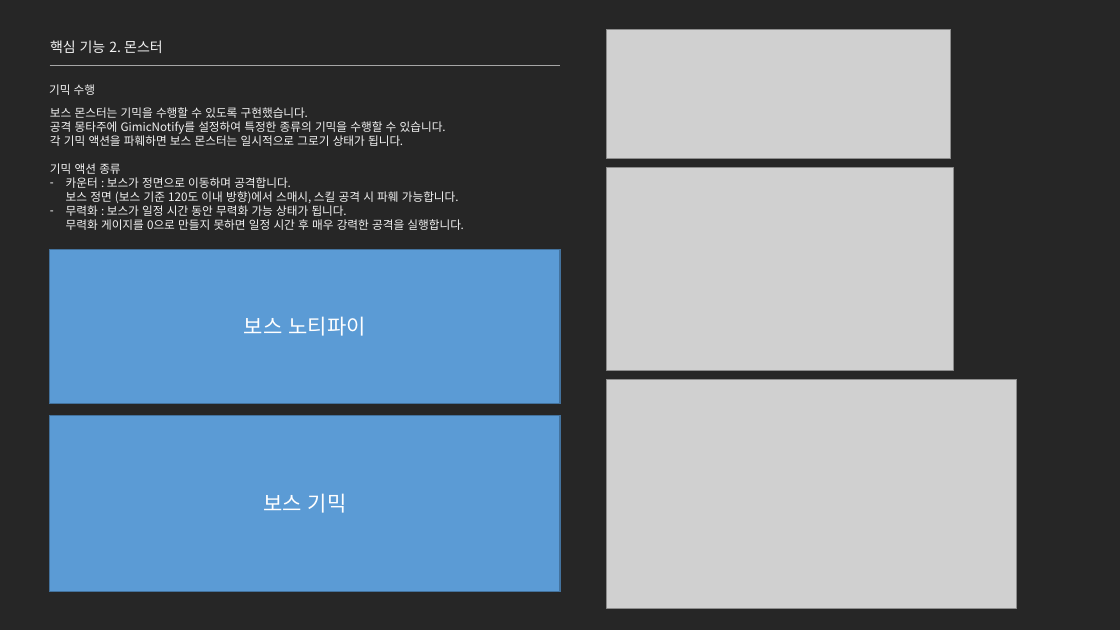
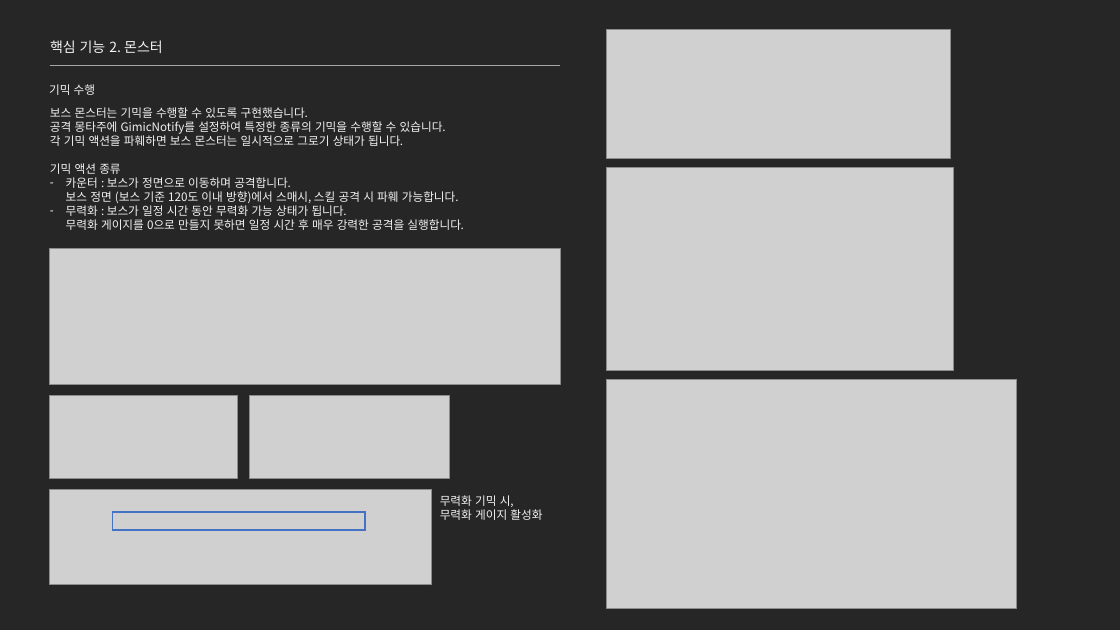
Before and after one commit to jhk0701/project-ARPGHunter, a slide deck: slide 20 of Docs/UnrealEngine_문서_김정환.pptx. Drawn at 1120x630 pixels with LibreOffice and Linux fonts; fonts in the diff are those of the drawing; grey boxes stand for pictures. Boxes give left, top, right and bottom in pixels: in the first picture for what was removed or moved away, otherwise in the second. Text is boxed around its words. In the diff, an @@ line names an element or a change of style, - is before the commit and + after.

```diff
--- a/Docs/UnrealEngine_문서_김정환.pptx
+++ b/Docs/UnrealEngine_문서_김정환.pptx
@@ rectangle removed at (x1=50, y1=250, x2=560, y2=403) @@
-보스 노티파이
@@ picture added at (x1=50, y1=249, x2=560, y2=385) @@
@@ rectangle removed at (x1=50, y1=415, x2=560, y2=592) @@
-보스 기믹
@@ picture added at (x1=50, y1=396, x2=237, y2=478) @@
@@ picture added at (x1=250, y1=396, x2=450, y2=478) @@
@@ picture added at (x1=50, y1=489, x2=432, y2=584) @@
@@ text added at (x1=440, y1=495, x2=542, y2=520), 10 pt, text #F2F2F2 @@
+무력화 기믹 시,
+무력화 게이지 활성화
@@ rectangle added at (x1=113, y1=512, x2=365, y2=530), outline #4472C4 1.5 pt @@
```
Also in this commit, not shown: 5 other slides changed, 3 other files.
